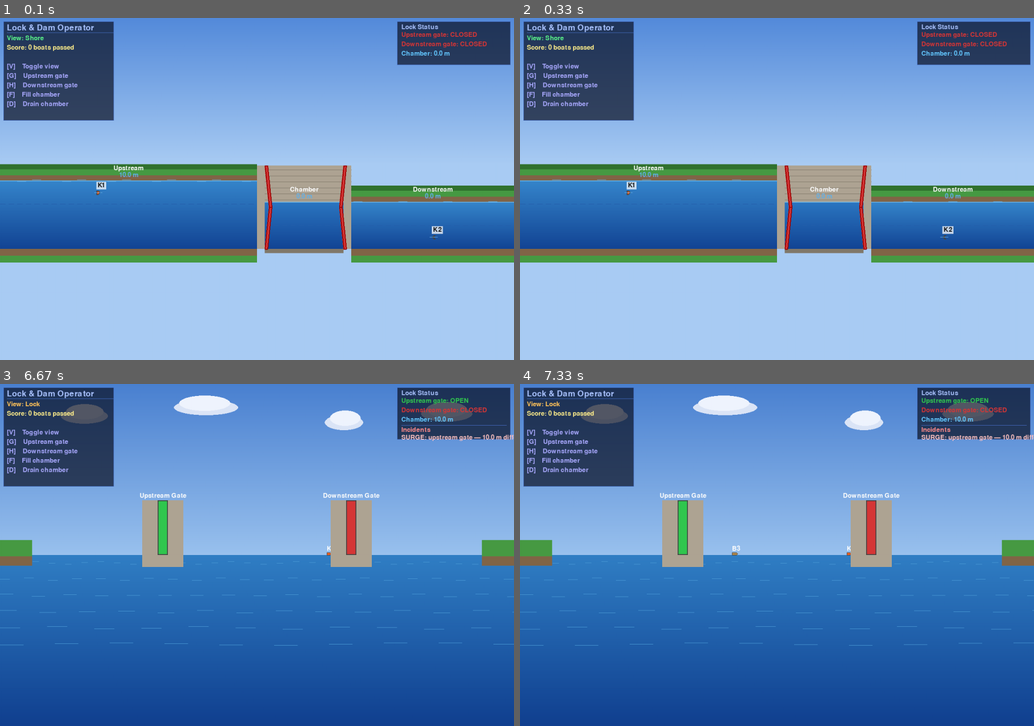
Above: before the commit, frames 1-4 (two rows, left to right).
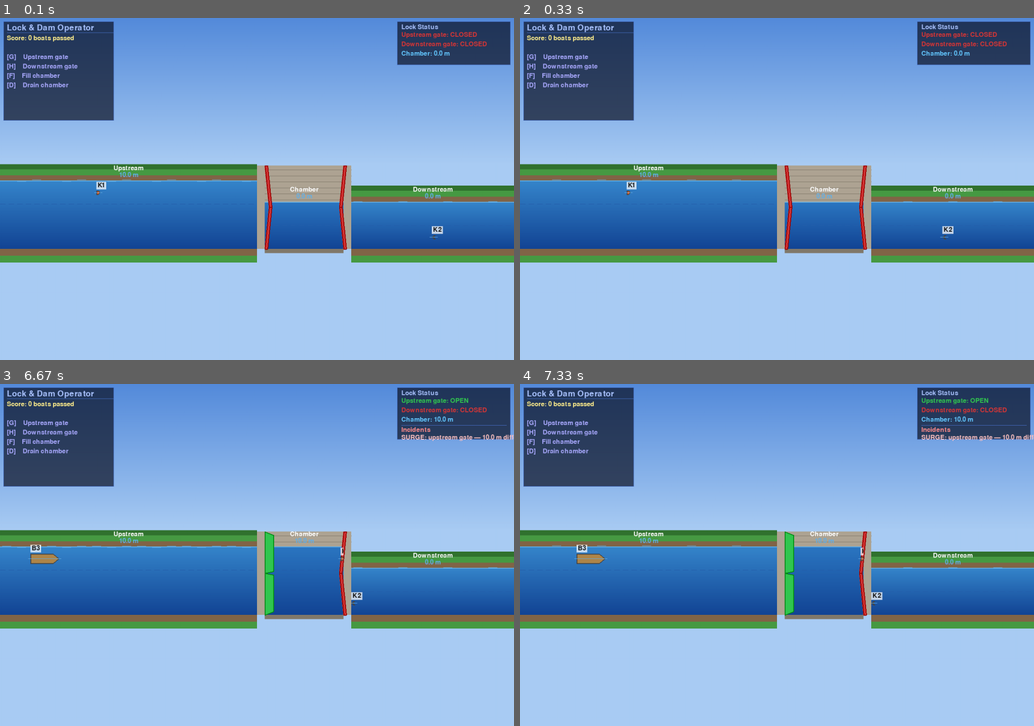
Above: after the commit, the same moments.

Repository: roadwarrior99/lock-simulator
Game: pygame game, started from pygame_visualization.py
The game is run twice, just before and just after one commit, with the same random seed, the same clock (stepped at 60 frames per second) and the same inputs.
Inputs:
- Up to frame 1 (0.1 s): no input
- Up to frame 2 (0.33 s): no input
- Up to frame 3 (6.67 s): tap V at 0.33, 6.43 s; tap G at 0.67, 4.13, 4.53, 4.93, 5.23, 5.6, 6, 6.3 s; hold V 1-1.53 s; tap F at 1.57, 1.97, 2.27, 2.87, 3.17, 4.62, 6.08 s; hold G 1.9-2.43 s; tap D at 2.47 s
- Up to frame 4 (7.33 s): hold V 6.77-7.23 s; tap G at 6.83, 7.13 s; tap V at 7.27 s

The runs differ from the first frame. In frame 1, 0.9% of the frame differs, in the area x 1-16%, y 5-27%; in frame 2, 0.9%; in frame 3, 56%; in frame 4, 56%, in the area x 0-100%, y 3-100%.

Commit message:
reviewd the lock view as it was nonsensical

Diff:
--- a/pygame_visualization.py
+++ b/pygame_visualization.py
@@ -35,7 +35,6 @@
         self.screen = pygame.display.set_mode((self.width, self.height))
         pygame.display.set_caption("Lock & Dam Operator")
         self.clock  = pygame.time.Clock()
-        self.view_mode = "shore"   # "shore" | "lock"
         self.time = 0.0
 
         # ── Palette ───────────────────────────────────────────────────────────
@@ -327,92 +326,6 @@
         self.screen.blit(t1, (cx - t1.get_width() // 2, surf_y - 36))
         self.screen.blit(t2, (cx - t2.get_width() // 2, surf_y - 20))
 
-    # ── Lock perspective view ─────────────────────────────────────────────────
-
-    def draw_lock_view(self):
-        """View from the lock house looking along the channel."""
-        t   = self.time
-        cam = (self.lock_start + self.lock_end) / 2   # camera sim-position
-
-        # Sky
-        self._gradient_rect((75, 130, 210), (155, 195, 240),
-                            (0, 0, self.width, 400))
-        for ci, (cx, cy, cr) in enumerate([(180, 75, 55), (480, 55, 75),
-                                            (820, 90, 45), (1050, 70, 60)]):
-            ox = int(18 * math.sin(t * 0.25 + ci * 1.4))
-            pygame.draw.ellipse(self.screen, (220, 230, 248),
-                                (cx + ox - cr, cy - 18, cr * 2, 36))
-            pygame.draw.ellipse(self.screen, (240, 245, 255),
-                                (cx + ox - cr + 12, cy - 28, int(cr * 1.6), 36))
-
-        horizon = 400
-        pygame.draw.line(self.screen, (195, 215, 245), (0, horizon), (self.width, horizon), 2)
-        self._gradient_rect((50, 128, 198), (18, 65, 145),
-                            (0, horizon, self.width, self.height - horizon))
-
-        for row in range(6):
-            ry = horizon + 18 + row * 38
-            for wx in range(0, self.width, int(38 + row * 18)):
-                oy = int(4 * math.sin(t * 2.2 + wx * 0.04 + row))
-                seg = int(14 + row * 8)
-                pygame.draw.line(self.screen, (75, 155, 215),
-                                 (wx, ry + oy), (wx + seg, ry + oy), 1)
-
-        for bx, bw in [(0, 75), (self.width - 75, 75)]:
-            pygame.draw.rect(self.screen, self.GRASS, (bx, horizon - 35, bw, 38))
-            pygame.draw.rect(self.screen, self.DIRT,  (bx, horizon + 3,  bw, 22))
-
-        # Boats in perspective
-        visible = sorted(
-            [ag for ag in self.agents if ag.state != "done"],
-            key=lambda a: -abs((a.boat.position + a.boat.length / 2) - cam)
-        )
-        for ag in visible:
-            boat = ag.boat
-            dist = (boat.position + boat.length / 2) - cam
-            if abs(dist) > 520:
-                continue
-            scale = max(0.08, 1 - abs(dist) / 520)
-            scx   = self.width // 2 + int(dist * 2.5 * scale)
-            bw2   = max(10, int(boat.length * scale * 2.8))
-            bh2   = max(6,  int(boat.beam   * scale * 8))
-            bx2   = scx - bw2 // 2
-            by2   = horizon - bh2
-            bow   = max(3, bw2 // 6)
-            hull  = self.RED if ag.state == "crashed" else self._boat_color(boat)
-            if ag.direction == 1:
-                pts = [(bx2, by2), (bx2 + bw2 - bow, by2),
-                       (bx2 + bw2, by2 + bh2 // 2),
-                       (bx2 + bw2 - bow, by2 + bh2), (bx2, by2 + bh2)]
-            else:
-                pts = [(bx2 + bow, by2), (bx2 + bw2, by2),
-                       (bx2, by2 + bh2 // 2),
-                       (bx2 + bw2, by2 + bh2), (bx2 + bow, by2 + bh2)]
-            pygame.draw.polygon(self.screen, hull,           pts)
-            pygame.draw.polygon(self.screen, self.DARK_GRAY, pts, 1)
-            lbl = self.fnt_sm.render(boat.name, True, self.WHITE)
-            self.screen.blit(lbl, (bx2, by2 - 16))
-
-        # Gate structures in perspective
-        for gate_pos, gate_open, gate_name in [
-            (self.lock_start, self.lock_dam.upstream_gates_open,   "Upstream Gate"),
-            (self.lock_end,   self.lock_dam.downstream_gates_open, "Downstream Gate"),
-        ]:
-            dist = gate_pos - cam
-            if abs(dist) > 500:
-                continue
-            scale = max(0.12, 1 - abs(dist) / 500)
-            gx    = self.width // 2 + int(dist * 2.2)
-            gh    = int(160 * scale)
-            gw    = int(16  * scale)
-            gt    = horizon - gh
-            color = self.GREEN if gate_open else self.RED
-            pygame.draw.rect(self.screen, self.CONCRETE, (gx - gw * 4, gt, gw * 8, gh + 28))
-            pygame.draw.rect(self.screen, color,         (gx - gw, gt, gw * 2, gh))
-            pygame.draw.rect(self.screen, self.DARK_GRAY, (gx - gw, gt, gw * 2, gh), 2)
-            lbl = self.fnt_sm.render(gate_name, True, self.WHITE)
-            self.screen.blit(lbl, (gx - lbl.get_width() // 2, gt - 18))
-
     # ── Input ─────────────────────────────────────────────────────────────────
 
     def handle_input(self):
@@ -420,9 +333,7 @@
             if event.type == pygame.QUIT:
                 return False
             elif event.type == pygame.KEYDOWN:
-                if event.key == pygame.K_v:
-                    self.view_mode = "lock" if self.view_mode == "shore" else "shore"
-                elif event.key == pygame.K_g:
+                if event.key == pygame.K_g:
                     self._toggle_upstream_gate()
                 elif event.key == pygame.K_h:
                     self._toggle_downstream_gate()
@@ -615,12 +526,9 @@
             self.fnt_md.render("Lock & Dam Operator", True, (170, 195, 255)), (16, 13))
         pygame.draw.line(self.screen, (70, 110, 195), (16, 34), (pw + 6, 34), 1)
 
-        mode_col = (90, 245, 140) if self.view_mode == "shore" else (255, 195, 90)
         rows = [
-            (f"View: {self.view_mode.capitalize()}",  mode_col),
             (f"Score: {self.score} boats passed",      (255, 238, 140)),
             ("",                                        None),
-            ("[V]    Toggle view",                      (170, 170, 255)),
             ("[G]    Upstream gate",                    (170, 170, 255)),
             ("[H]    Downstream gate",                  (170, 170, 255)),
             ("[F]    Fill chamber",                     (170, 170, 255)),
@@ -744,10 +652,7 @@
             # ── Rendering ─────────────────────────────────────────────────────
             self.screen.fill(self.SKY_BOTTOM)
 
-            if self.view_mode == "shore":
-                self.draw_shore_view()
-            else:
-                self.draw_lock_view()
+            self.draw_shore_view()
 
             self.draw_ui()
 
